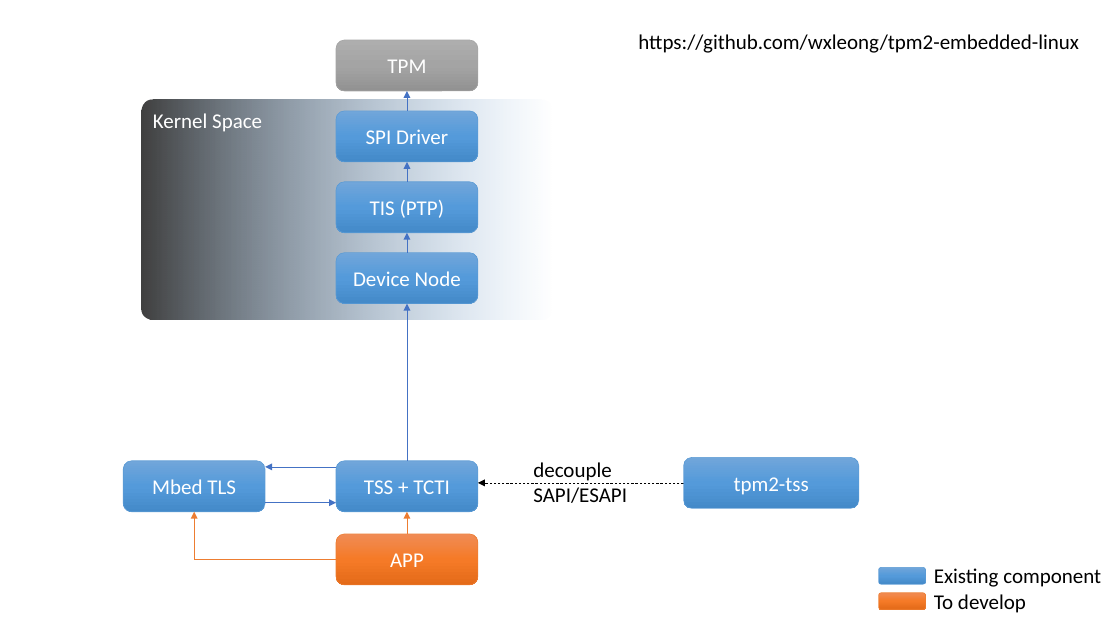
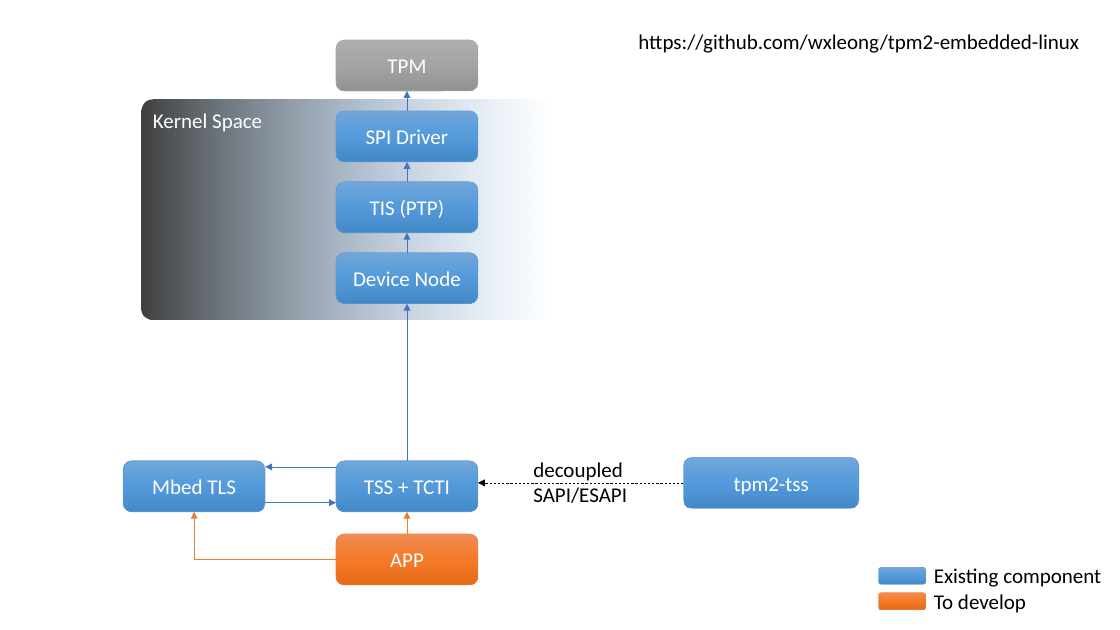
Before and after one commit to wxleong/tpm2-embedded, a slide deck: slide 2 of docs/architecture.pptx. Drawn at 1120x630 pixels with LibreOffice and Linux fonts; fonts in the diff are those of the drawing. Boxes give left, top, right and bottom in pixels: in the first picture for what was removed or moved away, otherwise in the second. Text is boxed around its words. In the diff, an @@ line names an element or a change of style, - is before the commit and + after.

```diff
--- a/docs/architecture.pptx
+++ b/docs/architecture.pptx
@@ text at box(533, 462, 623, 484): text changed @@
-decouple
+decoupled
```
Also in this commit, not shown: 1 other slide changed.
